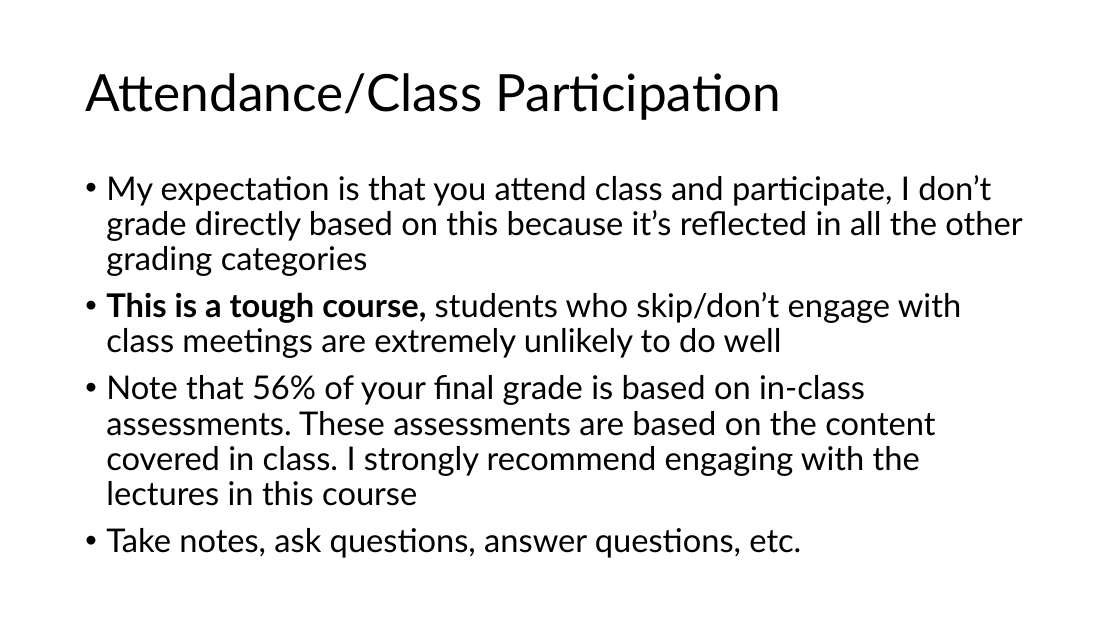
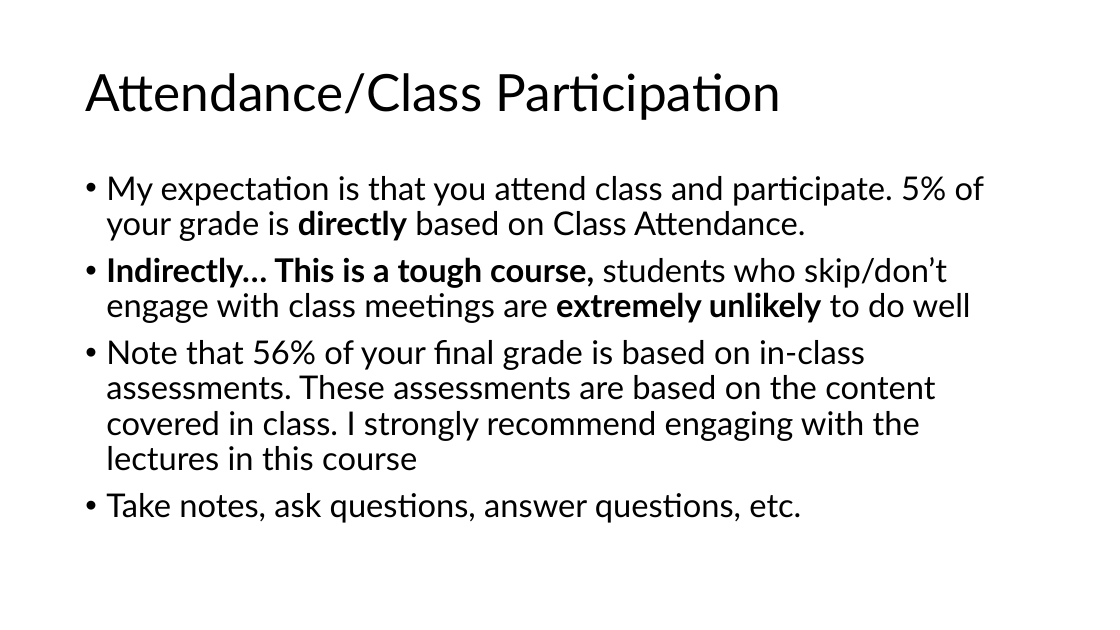
Before and after one commit to professorlynam/csc345, a slide deck: slide 8 of Syllabus Presentation.pptx. Drawn at 1120x630 pixels with LibreOffice and Linux fonts; fonts in the diff are those of the drawing. Boxes give left, top, right and bottom in pixels: in the first picture for what was removed or moved away, otherwise in the second. Text is boxed around its words. In the diff, an @@ line names an element or a change of style, - is before the commit and + after.

```diff
--- a/Syllabus Presentation.pptx
+++ b/Syllabus Presentation.pptx
@@ text at [106,176,985,323]: text changed @@
-• My expectation is that you attend class and participate, I don’t grade directly based on this because it’s reflected in all the other grading categories
-• This is a tough course, students who skip/don’t engage with class meetings are extremely unlikely to do well
+• My expectation is that you attend class and participate. 5% of your grade is directly based on Class Attendance.
+• Indirectly… This is a tough course, students who skip/don’t engage with class meetings are extremely unlikely to do well
```
Also in this commit, not shown: 6 other slides changed, 33 other files.
